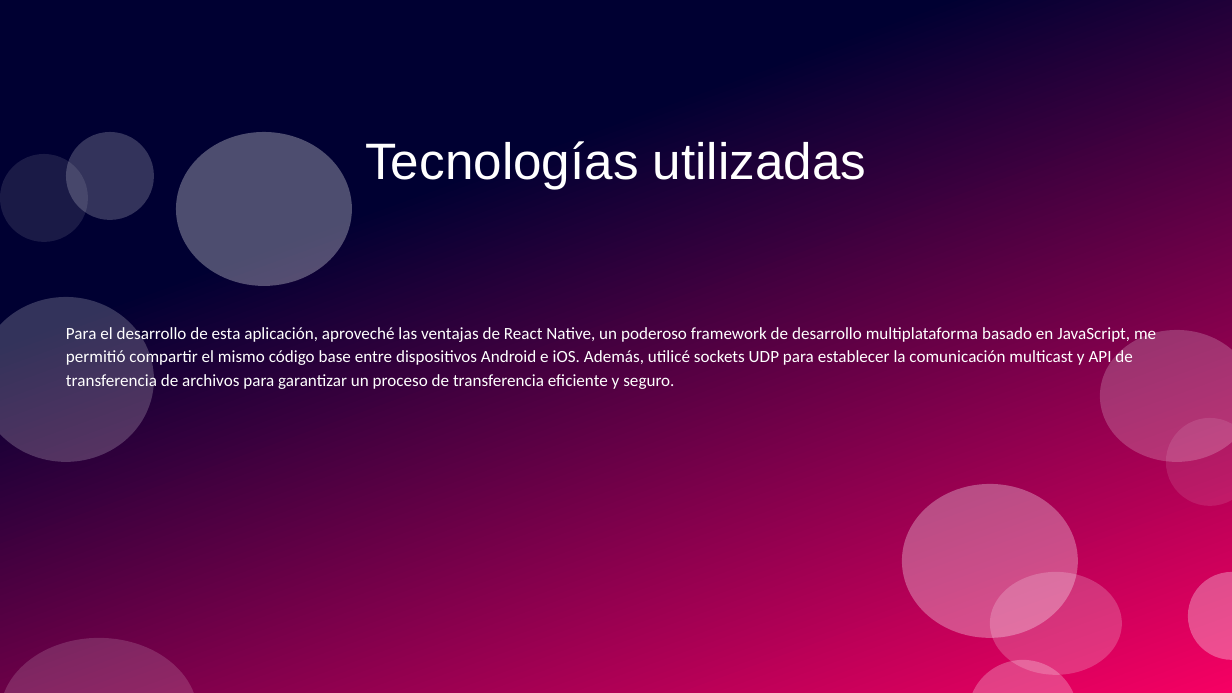
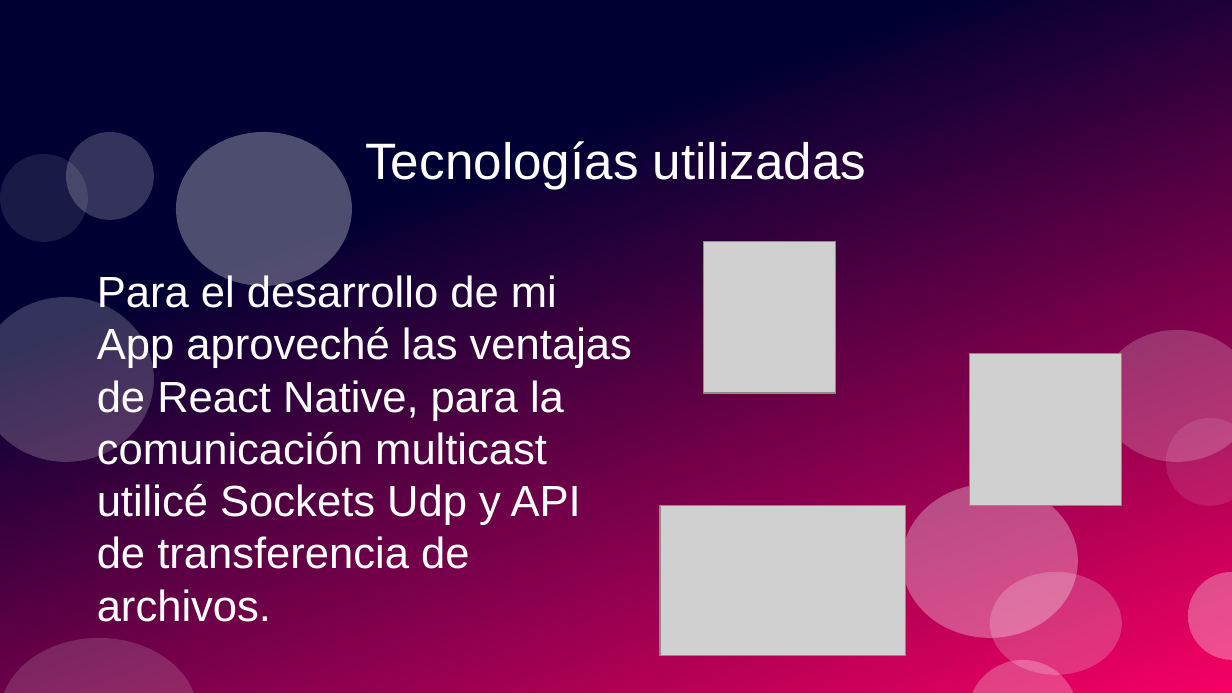
Before and after one commit to Guillermo750/integracion-dam, a slide deck: slide 4 of Defensa/Presentación/ReactNativeApp.odp. Drawn at 1232x693 pixels with LibreOffice and Linux fonts; fonts in the diff are those of the drawing; grey boxes stand for pictures. Boxes give left, top, right and bottom in pixels: in the first picture for what was removed or moved away, otherwise in the second. Text is boxed around its words. In the diff, an @@ line names an element or a change of style, - is before the commit and + after.

```diff
--- a/Defensa/Presentación/ReactNativeApp.odp
+++ b/Defensa/Presentación/ReactNativeApp.odp
@@ picture added at box(704, 243, 836, 394) @@
@@ text at box(97, 272, 632, 622): text changed; size 11 to 28.1 pt; font Calibri to Arial @@
-Para el desarrollo de esta aplicación, aproveché las ventajas de React Native, un poderoso framework de desarrollo multiplataforma basado en JavaScript, me permitió compartir el mismo código base entre dispositivos Android e iOS. Además, utilicé sockets UDP para establecer la comunicación multicast y API de transferencia de archivos para garantizar un proceso de transferencia eficiente y seguro.
+Para el desarrollo de mi App aproveché las ventajas de React Native, para la comunicación multicast utilicé Sockets Udp y API de transferencia de archivos.
@@ picture added at box(969, 353, 1122, 506) @@
@@ picture added at box(661, 506, 907, 656) @@
```
Also in this commit, not shown: 6 other slides changed, 1 other file.
